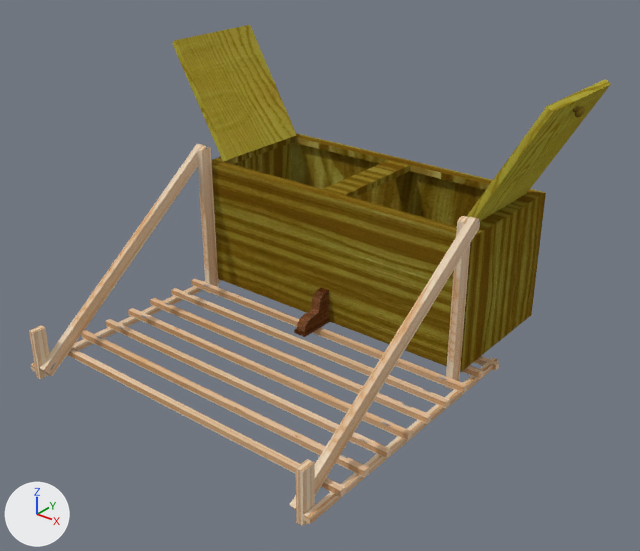
The Blender file Shelf/Shelf.blend: old version first, new version second.
Before and after are seen from a 50 mm camera at (1.475, -2.073, 1.099) aimed at (0.1, -0.354, 0.033). Arrows for +X, +Y and +Z are at lower left; the lights stay in place. Both versions are drawn at frame 50 of the action 'Circle.001Action.001'; the numbers are the values there.

Objects in the first picture: 'Rack', 'ShelfBody', 'ShelfLeftDoor', 'ShelfRightDoor'.
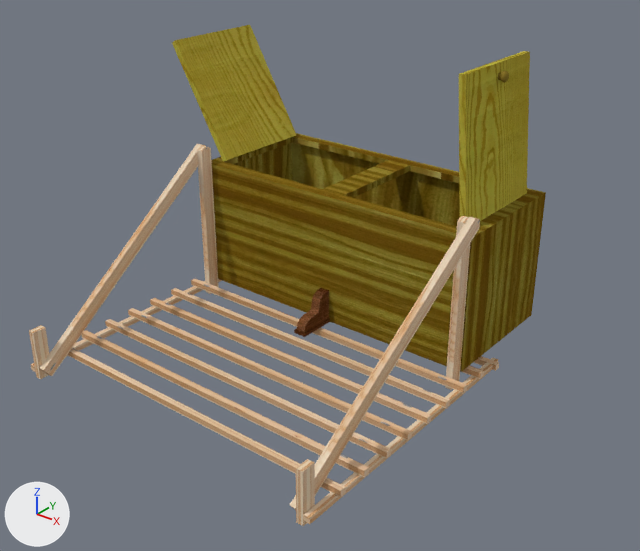
Changed parts and their boxes [x1, y1, x2, y2] in the pictures (640 x 551 px):
'ShelfRightDoor', turned: before [466, 79, 611, 221]; after [459, 51, 530, 221]

The change, as a diff of the scene's bpy script:
```diff
--- a/Shelf/Shelf.blend.py
+++ b/Shelf/Shelf.blend.py
@@ ob_shelfrightdoor @@
 ob_shelfrightdoor.location = (0.44, -0.17, 0.2)
-ob_shelfrightdoor.rotation_euler = (1.571, 2.094, 0.0)  # degrees (90, 120, 0)
+ob_shelfrightdoor.rotation_euler = (1.571, 1.484, 0.0)  # degrees (90, 85, 0)
 ob_shelfrightdoor.scale = (0.5, 0.5, 1.0)
```
